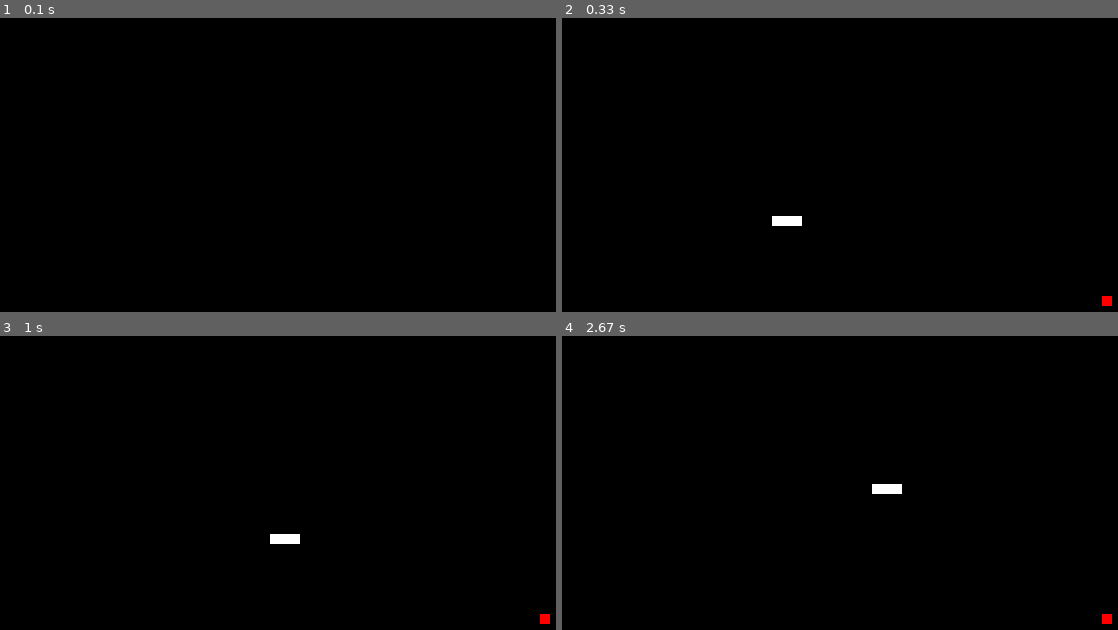
Above: before the commit, frames 1-4 (two rows, left to right).
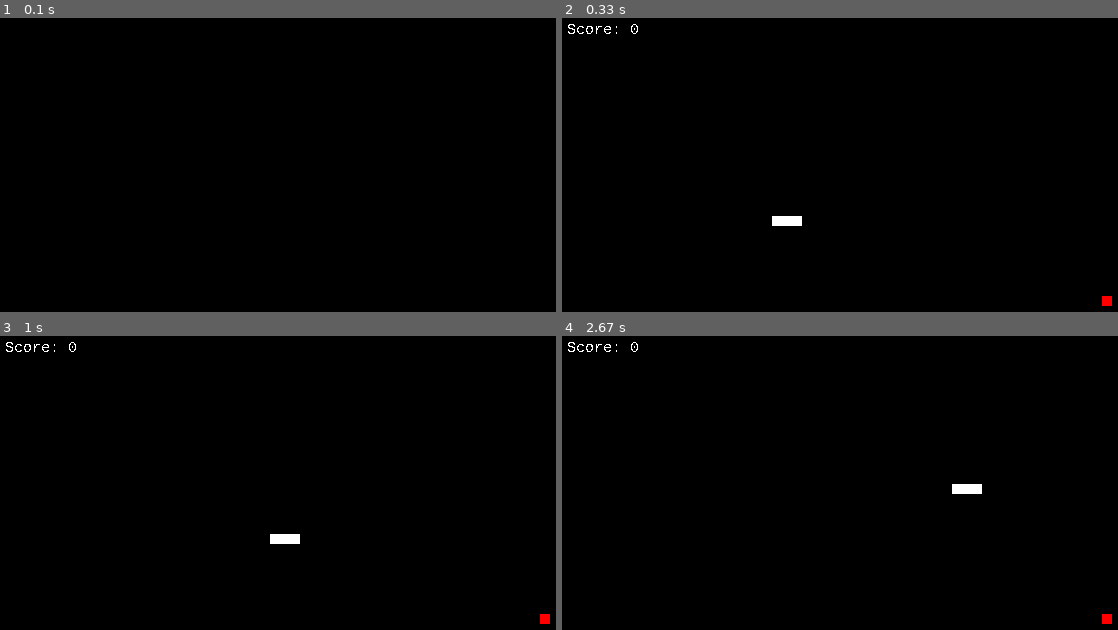
Above: after the commit, the same moments.

Repository: RonanFim/pygame-snake
Game: pygame game, started from main.py
Two runs of this game, one before a commit and one after it. Both use one fixed random seed, a clock stepped at 60 frames per second and the inputs below.
Inputs:
- Up to frame 1 (0.1 s): no input
- Up to frame 2 (0.33 s): no input
- Up to frame 3 (1 s): tap Enter at 0.33 s; hold Right from 0.67 s (still down)
- Up to frame 4 (2.67 s): release Right at 1.13 s; hold Up 1.17-1.63 s; hold Right 1.67-2.13 s; hold Left from 2.17 s (still down)

Frame 1 is identical in both runs. In frame 2, less than 0.1% of the frame differs, in the area x 1-14%, y 2-6%; in frame 3, less than 0.1%; in frame 4, 0.5%, in the area x 1-76%, y 2-54%.

Commit message:
Exibe score na tela

Diff:
--- a/System/Game.py
+++ b/System/Game.py
@@ -18,6 +18,8 @@
     def __init__(self):
         # Initialize pygame library
         pygame.init()
+        # Initialize font module
+        pygame.font.init()
         # Create the window
         self.__screen = pygame.display.set_mode((Screen.WIDTH, Screen.HEIGHT))
         # Set window caption
@@ -34,6 +36,7 @@
         self.__snakeSprite.fill((255, 255, 255))
         # Score
         self.__score = 0
+        self.__font = pygame.font.SysFont("Courier New", 15)
 
     def __NewPos(self):
         """
@@ -58,13 +61,13 @@
                 if event.type == pygame.QUIT:
                     running = False
                 if event.type == pygame.KEYDOWN:
-                    if event.key == pygame.K_UP:
+                    if (event.key == pygame.K_UP) and (direction != Direction.DOWN):
                         direction = Direction.UP
-                    if event.key == pygame.K_DOWN:
+                    if (event.key == pygame.K_DOWN) and (direction != Direction.UP):
                         direction = Direction.DOWN
-                    if event.key == pygame.K_LEFT:
+                    if (event.key == pygame.K_LEFT) and (direction != Direction.RIGHT):
                         direction = Direction.LEFT
-                    if event.key == pygame.K_RIGHT:
+                    if (event.key == pygame.K_RIGHT) and (direction != Direction.LEFT):
                         direction = Direction.RIGHT
 
             # Add new element
@@ -86,9 +89,13 @@
                 # Remove last element of Snake
                 self.__snake.pop()
 
+            scoreStr = "Score: " + str(self.__score)
+            scoreText = self.__font.render(scoreStr, False, (255, 255, 255))
+
             # Refresh screen
             self.__screen.fill((0, 0, 0))
             self.__screen.blit(self.__apple, self.__applePos)
+            self.__screen.blit(scoreText, (5, 5))
             for pos in self.__snake:
                 self.__screen.blit(self.__snakeSprite, pos)
             # Update the display
